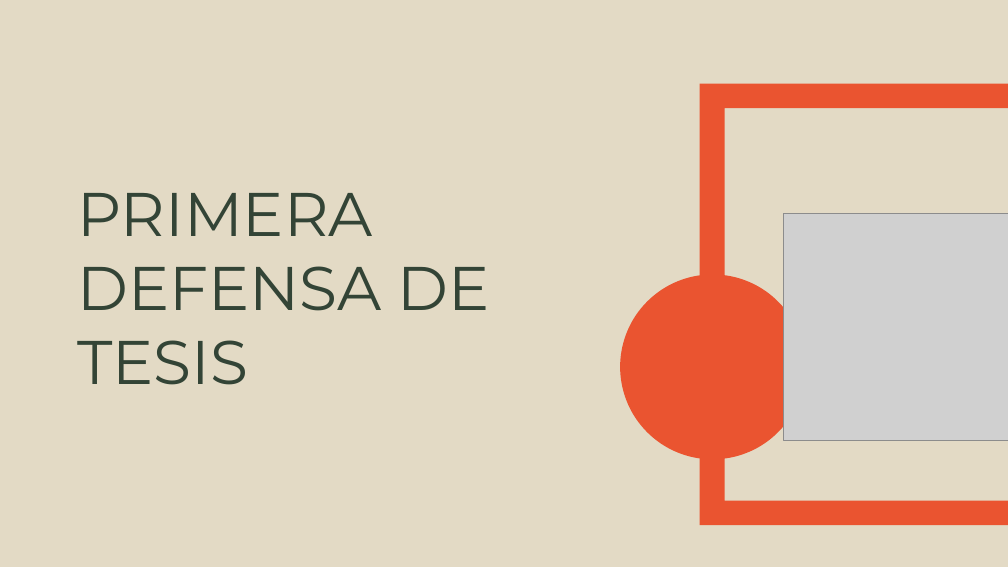
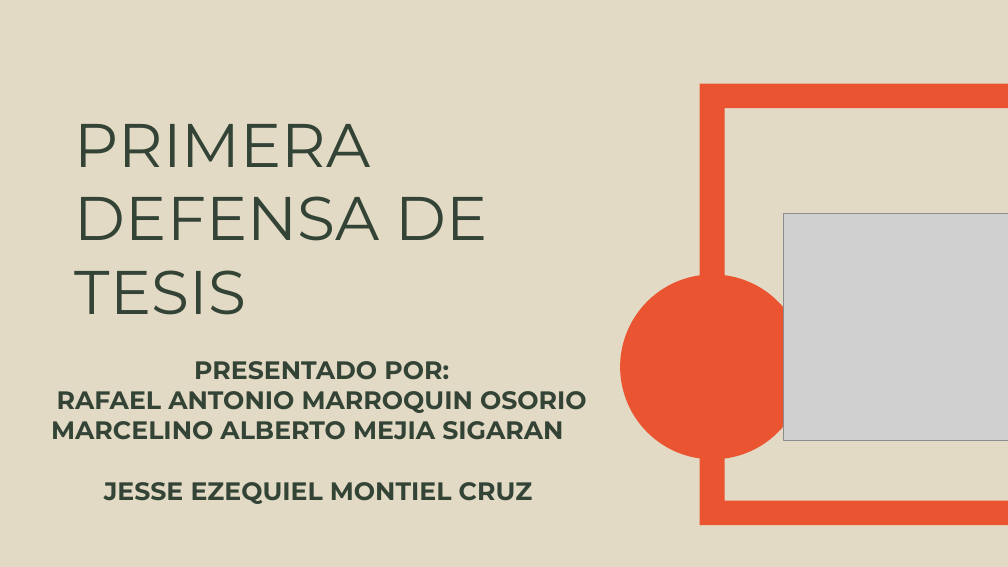
Before and after one commit to mo201801/trabajogrado, a slide deck: slide 1 of ocr-ppt.pptx. Drawn at 1008x567 pixels with LibreOffice and Linux fonts; fonts in the diff are those of the drawing; grey boxes stand for pictures; background and template pictures are left out. Boxes give left, top, right and bottom in pixels: in the first picture for what was removed or moved away, otherwise in the second. Text is boxed around its words. In the diff, an @@ line names an element or a change of style, - is before the commit and + after.

```diff
--- a/ocr-ppt.pptx
+++ b/ocr-ppt.pptx
@@ title "PRIMERA DEFENSA DE TESIS": place and size @@
-title "PRIMERA DEFENSA DE TESIS" at bbox=[77, 193, 490, 385]
+title "PRIMERA DEFENSA DE TESIS" at bbox=[75, 124, 487, 315]
@@ text added at bbox=[51, 361, 587, 504], 18 pt, text #334436, bold @@
+PRESENTADO POR:
+RAFAEL ANTONIO MARROQUIN OSORIO
+MARCELINO ALBERTO MEJIA SIGARAN
+JESSE EZEQUIEL MONTIEL CRUZ
```
Also in this commit, not shown: 4 other slides changed, 8 slides added, 6 slides removed.
